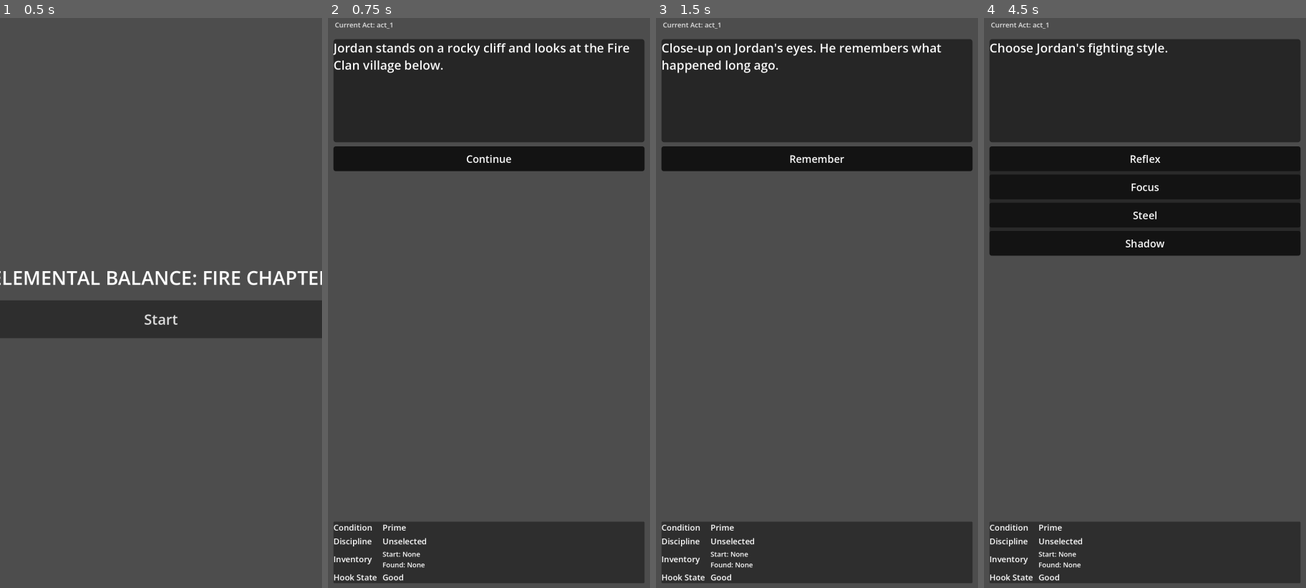
Above: before the commit, frames 1-4 (left to right).
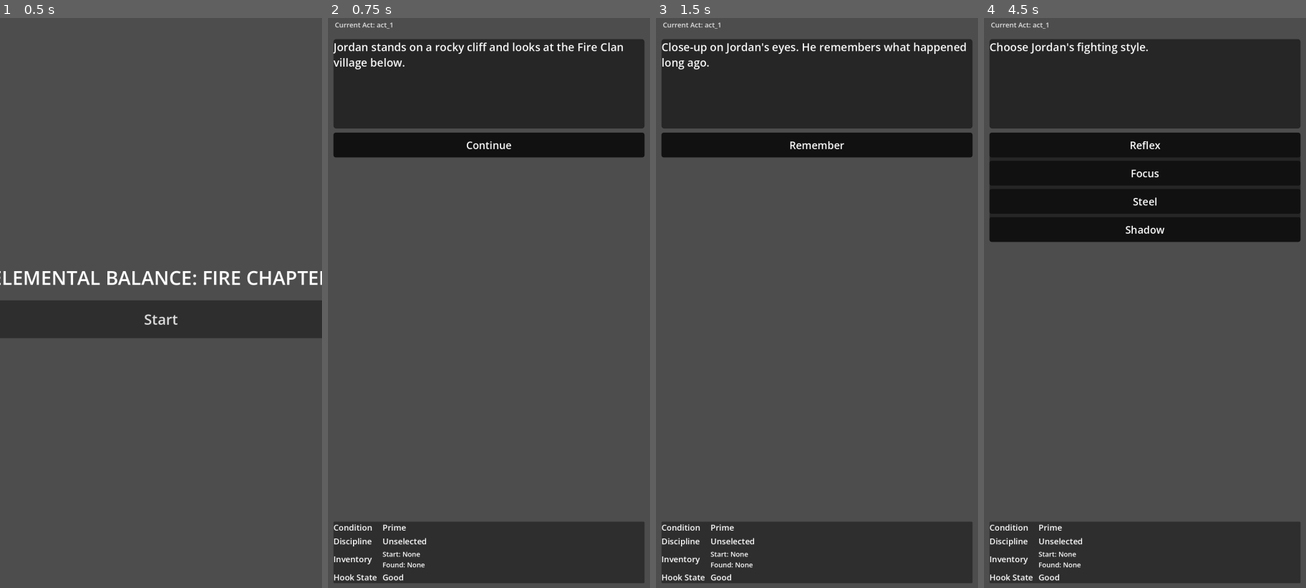
Above: after the commit, the same moments.

Repository: GamerJoe85/Jordan-Ninja-Choose-Your-Own-Adventure
Game: Godot game, scene res://scenes/TitleMenu.tscn
Two runs of this game, one before a commit and one after it. Both use one fixed random seed, a clock stepped at 60 frames per second and the inputs below.
Inputs:
- Up to frame 1 (0.5 s): no input
- Up to frame 2 (0.75 s): click "Start" at 0.5 s
- Up to frame 3 (1.5 s): click "Continue" at 1.25 s
- Up to frame 4 (4.5 s): click "Remember" at 2 s; click "Continue" at 2.75 s; click "Stand" at 3.5 s; click "Train" at 4.25 s

Frame 1 is identical in both runs. In frame 2, 5.2% of the frame differs, in the area x 1-99%, y 4-27%; in frame 3, 5.2%; in frame 4, 6.1%, in the area x 1-99%, y 4-42%.

Commit message:
Add transparent options panel and remove story scrolling

Diff:
--- a/scenes/PagePlayer.tscn
+++ b/scenes/PagePlayer.tscn
@@ -10,7 +10,7 @@
 corner_radius_bottom_left = 8
 
 [sub_resource type="StyleBoxFlat" id="StyleBoxFlat_choice"]
-bg_color = Color(0, 0, 0, 0.45)
+bg_color = Color(0, 0, 0, 0.5)
 corner_radius_top_left = 8
 corner_radius_top_right = 8
 corner_radius_bottom_right = 8
@@ -56,21 +56,24 @@
 
 [node name="StoryPanel" type="PanelContainer" parent="MarginContainer/MainVBox"]
 layout_mode = 2
+size_flags_vertical = 1
 theme_override_styles/panel = SubResource("StyleBoxFlat_story")
 
 [node name="StoryText" type="RichTextLabel" parent="MarginContainer/MainVBox/StoryPanel"]
 unique_name_in_owner = true
-custom_minimum_size = Vector2(0, 300)
+custom_minimum_size = Vector2(0, 260)
 layout_mode = 2
 bbcode_enabled = false
-fit_content = false
+fit_content = true
+scroll_active = false
 theme_override_colors/default_color = Color(1, 1, 1, 1)
 theme_override_constants/outline_size = 2
 theme_override_colors/font_outline_color = Color(0, 0, 0, 0.95)
-theme_override_font_sizes/normal_font_size = 36
+theme_override_font_sizes/normal_font_size = 32
 
 [node name="ChoicePanel" type="PanelContainer" parent="MarginContainer/MainVBox"]
 layout_mode = 2
+size_flags_vertical = 1
 theme_override_styles/panel = SubResource("StyleBoxFlat_choice")
 
 [node name="ChoiceContainer" type="VBoxContainer" parent="MarginContainer/MainVBox/ChoicePanel"]
